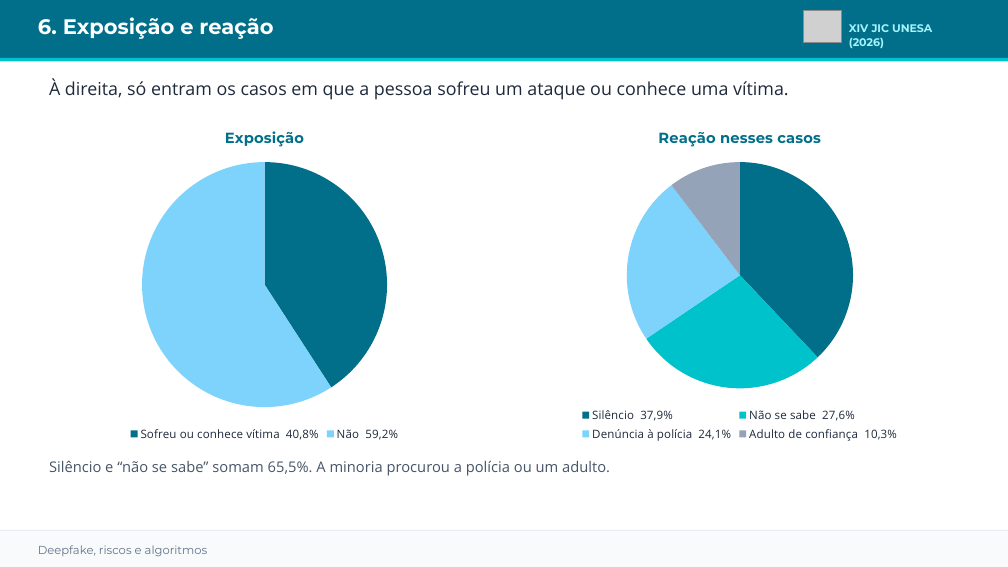
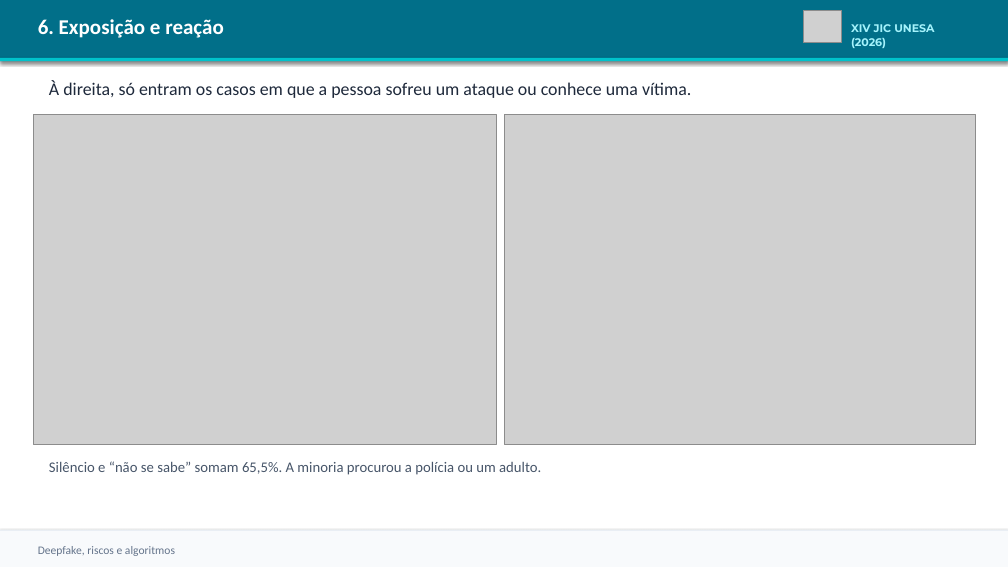
Before and after one commit to matiasmov/matiasmov, a slide deck: slide 7 of apresentacao/JIC_2026_Lucas_Matias_Deepfake.pptx. Drawn at 1008x567 pixels with LibreOffice and Linux fonts; fonts in the diff are those of the drawing; grey boxes stand for pictures. Boxes give left, top, right and bottom in pixels: in the first picture for what was removed or moved away, otherwise in the second. Text is boxed around its words. In the diff, an @@ line names an element or a change of style, - is before the commit and + after.

```diff
--- a/apresentacao/JIC_2026_Lucas_Matias_Deepfake.pptx
+++ b/apresentacao/JIC_2026_Lucas_Matias_Deepfake.pptx
@@ text "6. Exposição e reação" at bbox=[38, 19, 224, 38]: font Montserrat to Calibri @@
@@ shadow on in 3 elements at bbox=[0, 0, 1008, 61], bbox=[0, 530, 1008, 567], bbox=[0, 58, 1008, 61] @@
@@ text "À direita, só entram os ..." at bbox=[49, 81, 691, 98]: font Open Sans to Calibri @@
@@ pie chart removed at bbox=[33, 114, 496, 445] @@
-title "Exposição"
-categories: Sofreu ou conhece vítima  40,8%, Não  59,2%
-Exposição: 41, 59
@@ picture added at bbox=[33, 114, 496, 445] @@
@@ pie chart removed at bbox=[504, 114, 975, 445] @@
-title "Reação nesses casos"
-categories: Silêncio  37,9%, Não se sabe  27,6%, Denúncia à polícia  24,1%, Adulto de confiança  10,3%
-Reação nesses casos: 38, 28, 24, 10
@@ picture added at bbox=[504, 114, 975, 445] @@
@@ text "Silêncio e “não se sabe” ..." at bbox=[49, 461, 541, 475]: font Open Sans to Calibri @@
@@ text "Deepfake, riscos e algoritmos" at bbox=[38, 546, 175, 556]: font Montserrat to Calibri @@
```
Also in this commit, not shown: 9 other slides changed, 1 other file.
